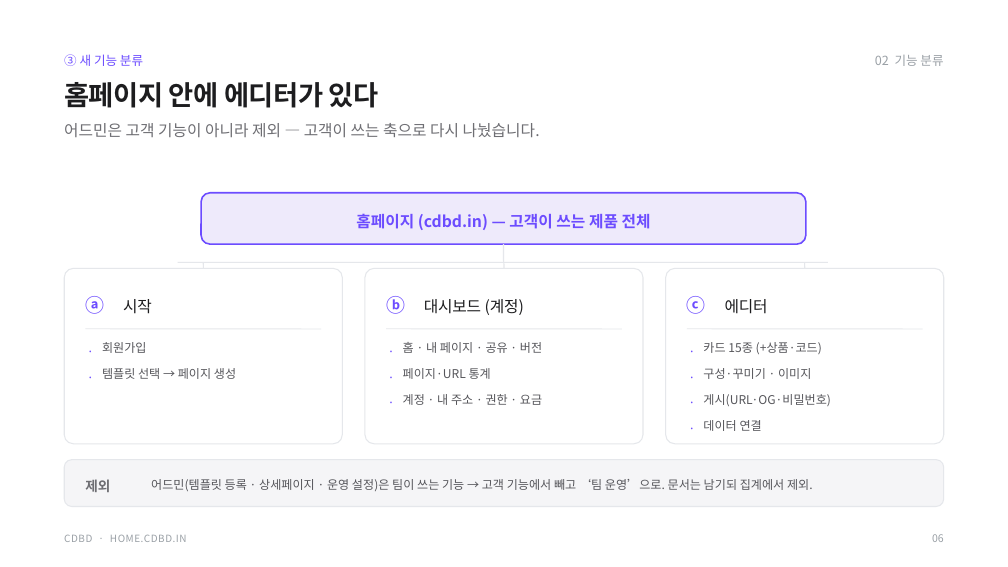
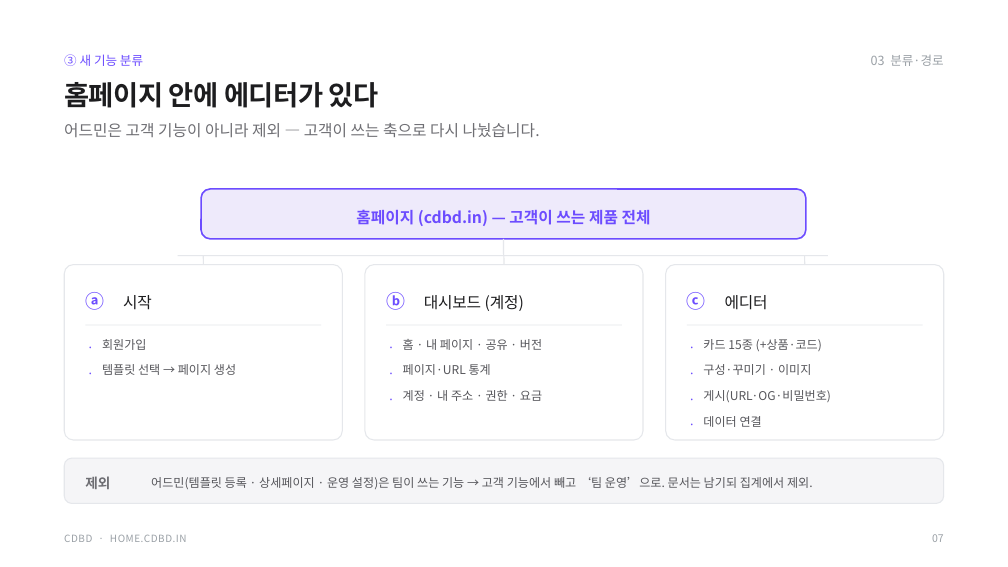
Before and after one commit to CdBd-in/design, a slide deck: slide 8 of CdBd 기능 문서 구조 설계.pptx (slide 7 before the commit). Drawn at 1008x567 pixels with LibreOffice and Linux fonts; fonts in the diff are those of the drawing. Boxes give left, top, right and bottom in pixels: in the first picture for what was removed or moved away, otherwise in the second. Text is boxed around its words. In the diff, an @@ line names an element or a change of style, - is before the commit and + after.

```diff
--- a/CdBd 기능 문서 구조 설계.pptx
+++ b/CdBd 기능 문서 구조 설계.pptx
@@ text at (x1=871, y1=55, x2=943, y2=66): text changed @@
-02 기능 분류
+03 분류·경로
@@ rounded rectangle at (x1=201, y1=189, x2=806, y2=239): proportions changed @@
@@ 22 texts, 8 lines, 4 rounded rectangles moved together from (x1=64, y1=193, x2=944, y2=444) to (x1=64, y1=189, x2=944, y2=440) @@
@@ rounded rectangle at (x1=64, y1=458, x2=944, y2=504): proportions changed @@
@@ text at (x1=932, y1=534, x2=944, y2=542): text changed @@
-06
+07
```
Also in this commit, not shown: 5 other slides changed, 7 slides added, 5 slides removed.
